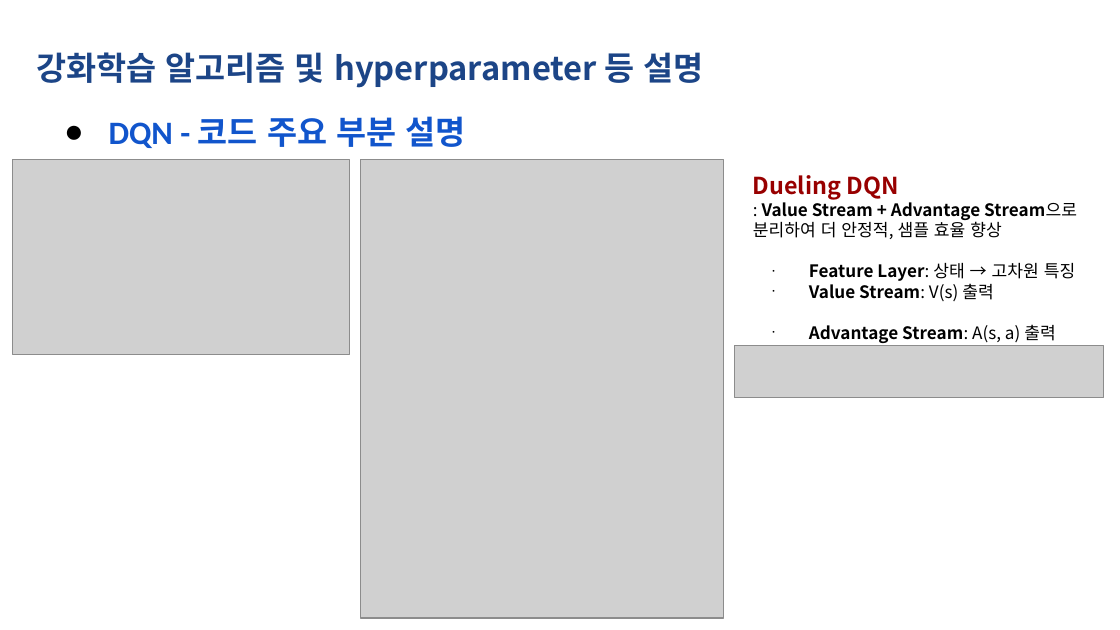
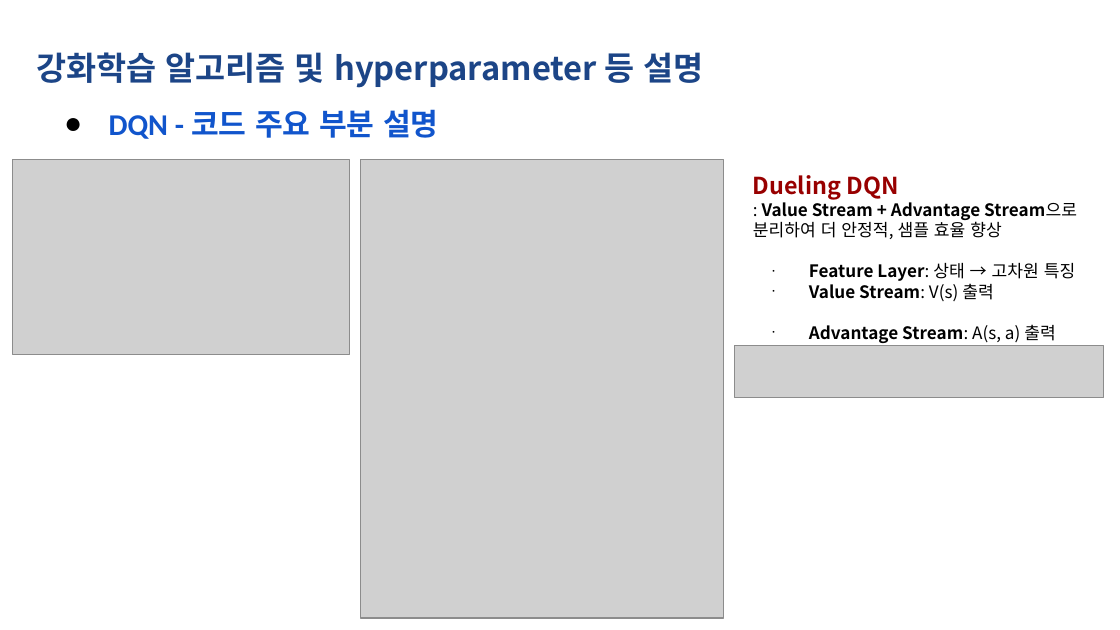
Before and after one commit to Qualitydumm/RL_Project_Thunder_Rush_3-Lane_Infinite_Runner, a slide deck: slide 9 of 벼락을느껴_RL_Project보고서.pptx. Drawn at 1120x630 pixels with LibreOffice and Linux fonts; fonts in the diff are those of the drawing; grey boxes stand for pictures. Boxes give left, top, right and bottom in pixels: in the first picture for what was removed or moved away, otherwise in the second. Text is boxed around its words. In the diff, an @@ line names an element or a change of style, - is before the commit and + after.

```diff
--- a/벼락을느껴_RL_Project보고서.pptx
+++ b/벼락을느껴_RL_Project보고서.pptx
@@ text "DQN - 코드 주요 부분 ..." at <box>109,109,439,139</box>: size 21 to 19.4 pt; line spacing 1 to 0.8 @@
```
Also in this commit, not shown: 8 other slides changed.
